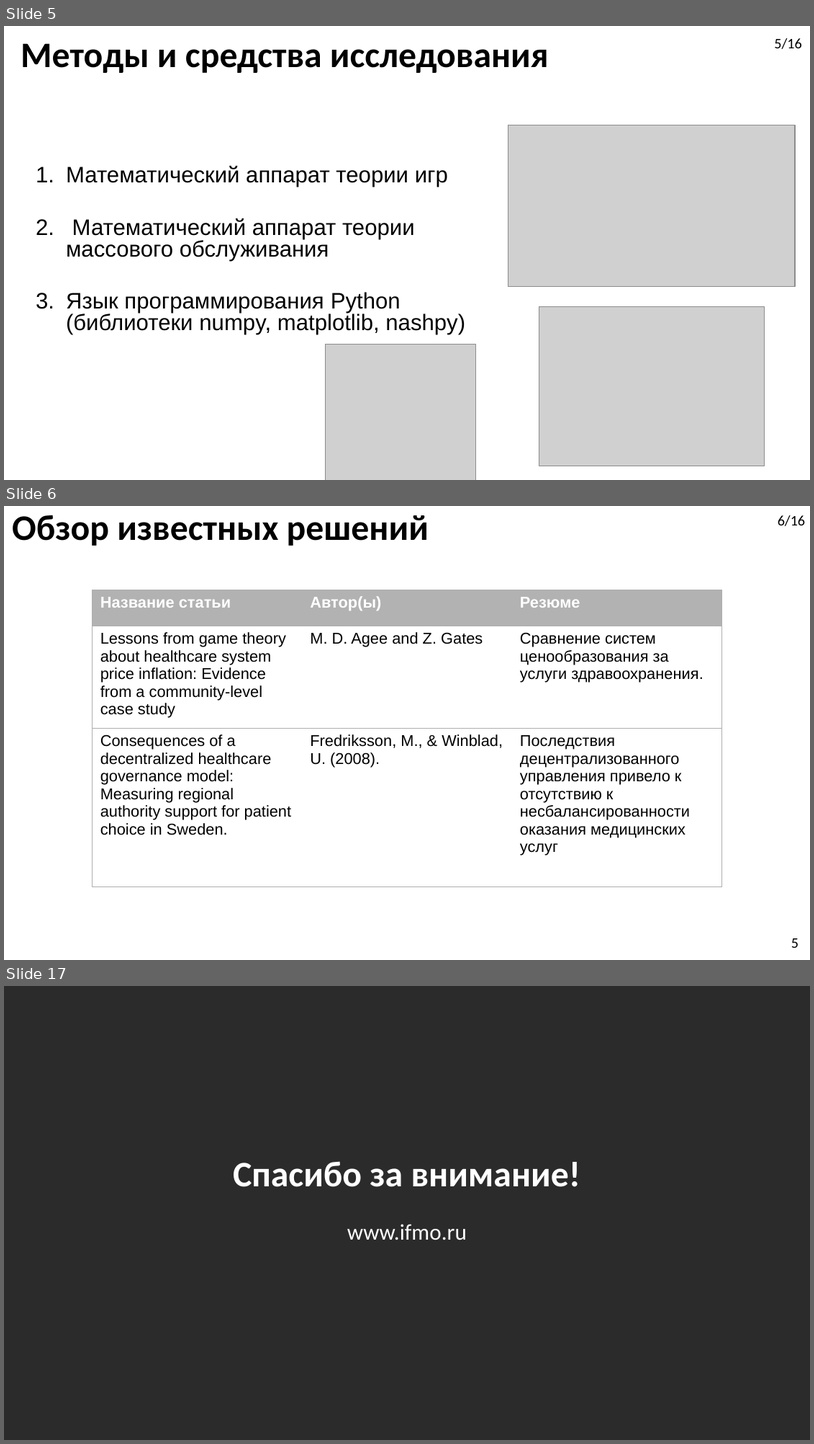
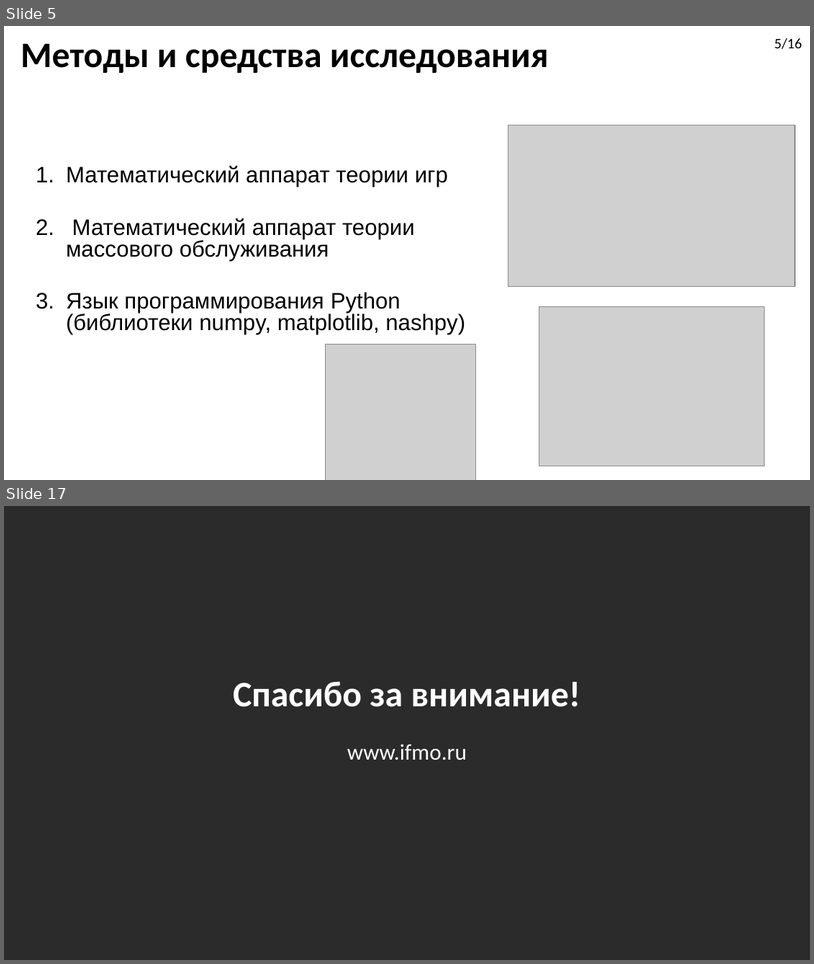
Before and after one commit to DimaStoyanov/Ambulance-Dispatching, a slide deck: Diplom_Presentation.pptx. Shown one above the other, each under a label of ours: slides 5, 6 and 17 before the commit, slides 5 and 17 after it; the slides between them are not shown. The pictures are 814x1444 and 814x964 pixels, drawn with LibreOffice and Linux fonts; fonts in the diff are those of the drawing; grey boxes stand for pictures; background and template pictures are left out; a plain dark background stands for a picture behind light text. Boxes give left, top, right and bottom in pixels: in the first picture for what was removed or moved away, otherwise in the second. Text is boxed around its words. In the diff, an @@ line names an element or a change of style, - is before the commit and + after.

```diff
--- a/Diplom_Presentation.pptx
+++ b/Diplom_Presentation.pptx
@@ slide 6 removed at bbox=[4, 506, 810, 960], background picture (left out) @@
@@ title removed at bbox=[12, 515, 429, 546] @@
-Обзор известных решений
@@ text removed at bbox=[778, 515, 805, 526] @@
-6/16
@@ table removed at bbox=[92, 590, 721, 887], 3 rows, 3 columns @@
-Название статьи | Автор(ы) | Резюме
-Lessons from game theory about healthcare system price inflation: Evidence from a community-level case study | M. D. Agee and Z. Gates | Сравнение систем ценообразования за услуги здравоохранения.
-Consequences of a decentralized healthcare governance model: Measuring regional authority support for patient choice in Sweden. | Fredriksson, M., & Winblad, U. (2008). | Последствия децентрализованного управления привело к отсутствию к несбалансированности оказания медицинских услуг
@@ page number removed at bbox=[792, 938, 799, 947] @@
-5
```
Also in this commit, not shown: 7 slides changed, 6 slides added, 5 other slides removed, 5 other files.
